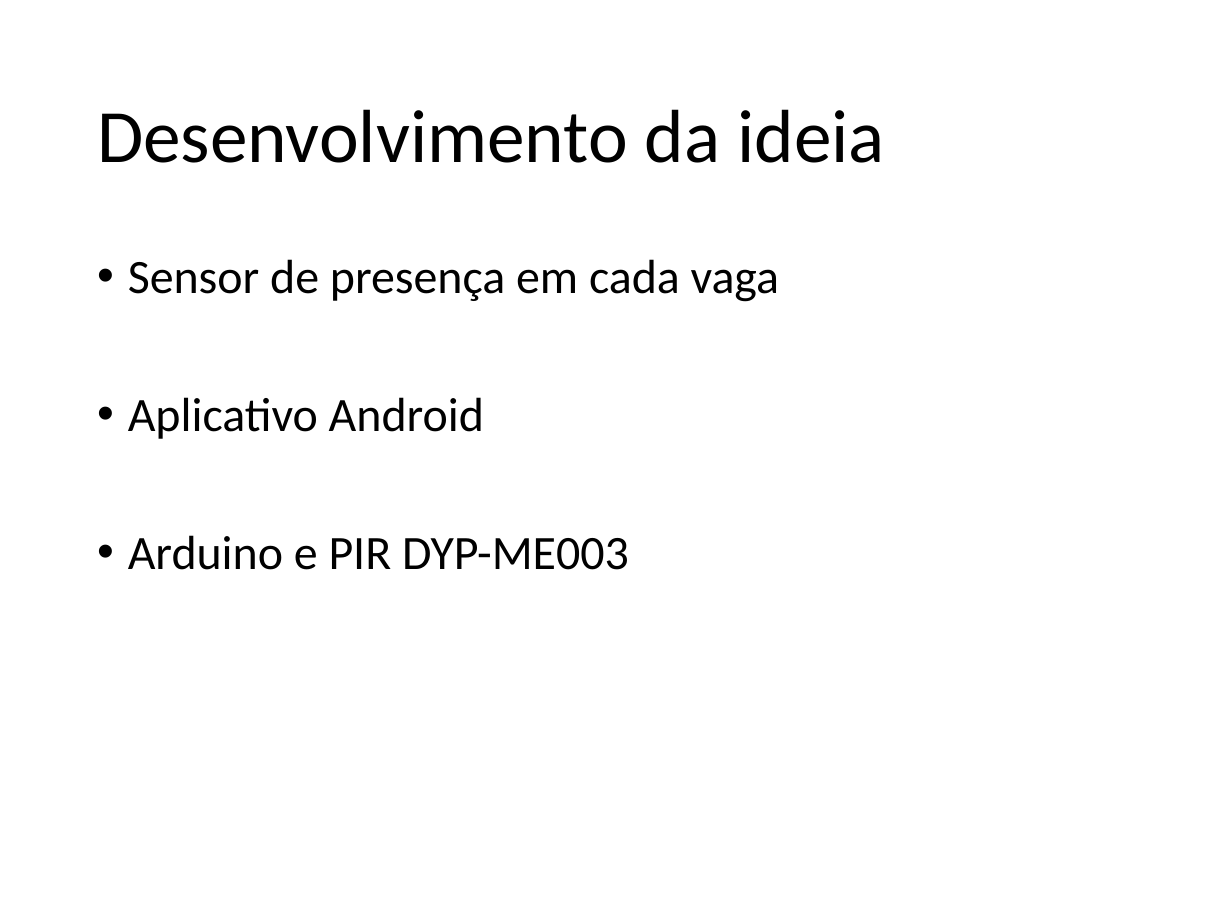
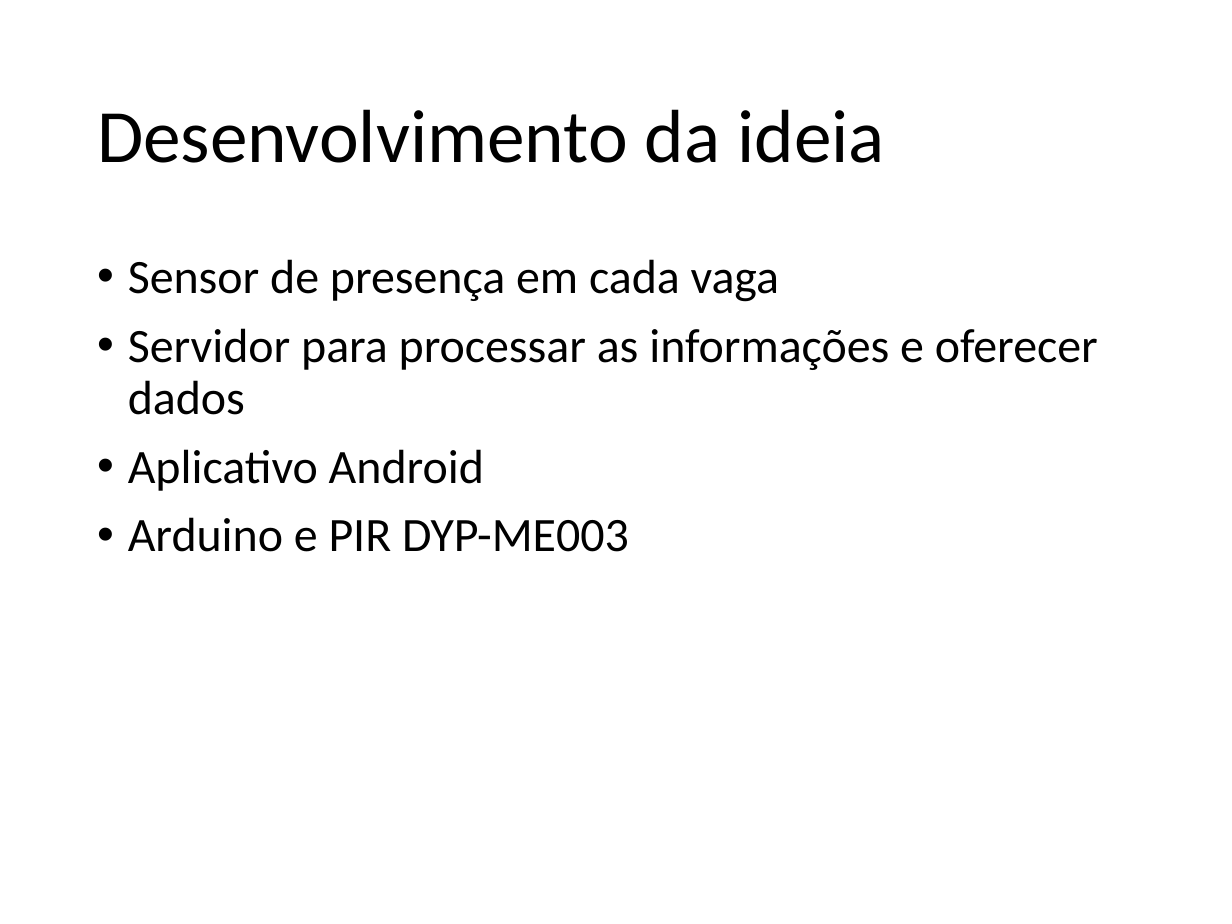
Before and after one commit to MortdecaiX/Oficina, a slide deck: slide 7 of Apresentação - Projeto.pptx (slide 4 before the commit). Drawn at 1232x924 pixels with LibreOffice and Linux fonts; fonts in the diff are those of the drawing; background and template pictures are left out. Boxes give left, top, right and bottom in pixels: in the first picture for what was removed or moved away, otherwise in the second. Text is boxed around its words. In the diff, an @@ line names an element or a change of style, - is before the commit and + after.

```diff
--- a/Apresentação - Projeto.pptx
+++ b/Apresentação - Projeto.pptx
@@ text at [128, 328, 1098, 415]: paragraph added @@
+• Servidor para processar as informações e oferecer dados
```
Also in this commit, not shown: 4 slides added.
